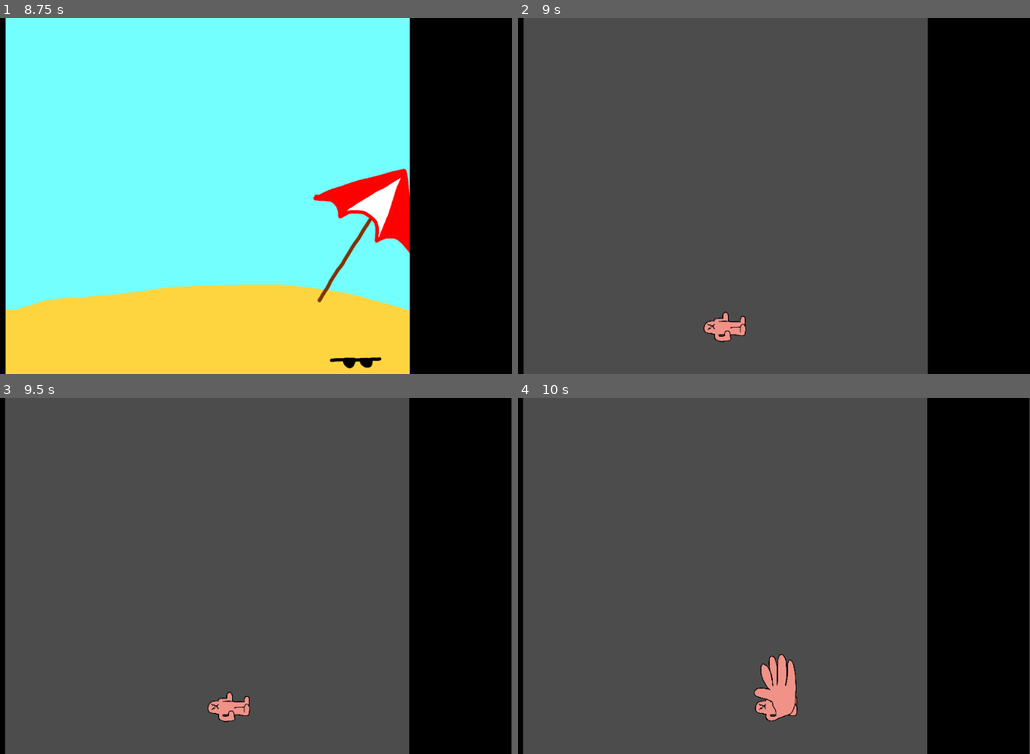
Above: before the commit, frames 1-4 (two rows, left to right).
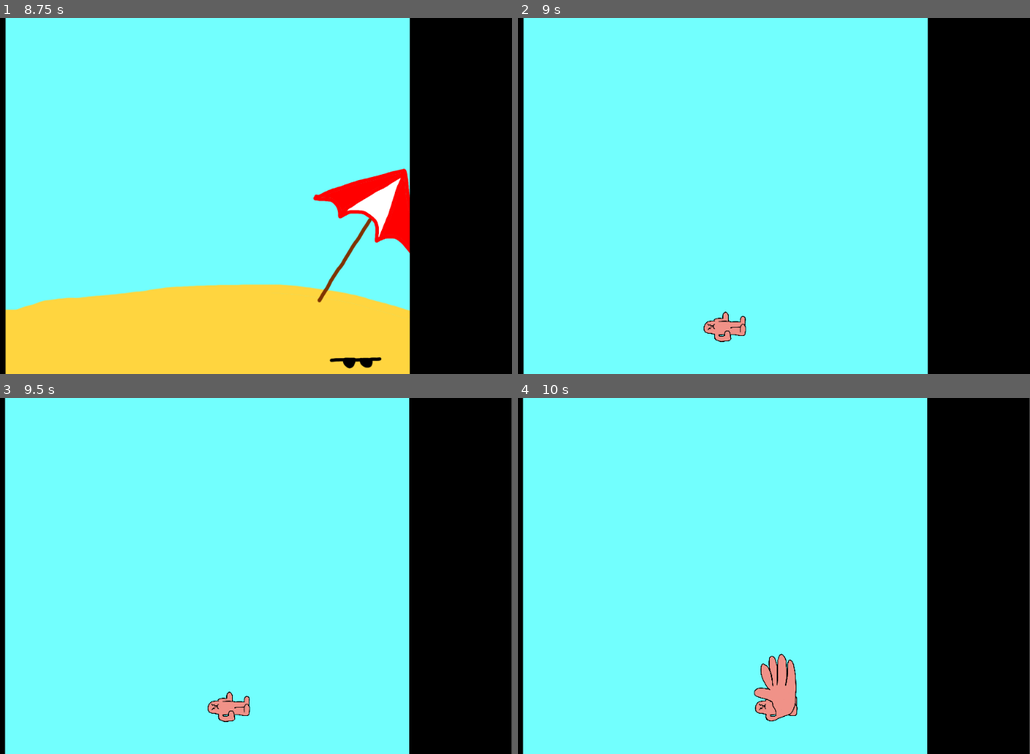
Above: after the commit, the same moments.

Repository: whenbellstoll/KillTheSun
Game: Godot game, scene res://Opening.tscn
Two runs of this game, one before a commit and one after it. Both use one fixed random seed, a clock stepped at 60 frames per second and the inputs below.
Inputs:
- Up to frame 1 (8.75 s): hold Right (move_right) 0.53-2.03 s; tap Space (slap) at 0.6, 1.35, 2.1, 2.85, 3.5, 3.6, 4.35, 5.1, 5.85, 6.6, 7.35, 8.1 s; hold Left (move_left) 2.03-2.78 s; tap Enter at 2.75, 6.5 s; hold Right (move_right) 2.78-4.28 s; hold Left (move_left) 4.28-5.03 s; hold Right (move_right) 5.03-5.78 s; hold Left (move_left) 5.78-7.28 s; hold Right (move_right) from 7.28 s (still down)
- Up to frame 2 (9 s): keep holding Right (move_right); tap Space (slap) at 8.75, 8.85 s
- Up to frame 3 (9.5 s): keep holding Right (move_right)
- Up to frame 4 (10 s): release Right (move_right) at 9.53 s; hold Left (move_left) from 9.53 s (still down); tap Space (slap) at 9.6 s

Frame 1 is identical in both runs. In frame 2, 79% of the frame differs, in the area x 1-81%, y 0-100%; in frame 3, 79%, in the area x 0-80%, y 0-100%; in frame 4, 78%.

Commit message:
Background, Platform fix

Diff:
--- a/Game.tscn
+++ b/Game.tscn
@@ -4,9 +4,6 @@
 [ext_resource path="res://Art/WhitePixel.png" type="Texture" id=2]
 [ext_resource path="res://PlatformCollider.tscn" type="PackedScene" id=3]
 [ext_resource path="res://Spawner.tscn" type="PackedScene" id=4]
-
-[sub_resource type="RectangleShape2D" id=1]
-extents = Vector2( 340, 300 )
 
 [sub_resource type="GDScript" id=2]
 resource_name = "PlayerTracker"
@@ -21,17 +18,17 @@
 
 [sub_resource type="AnimatedTexture" id=3]
 
+[sub_resource type="GDScript" id=4]
+script/source = "extends Sprite
+
+onready var _player = get_node(\"../../Player\")
+
+func _process(delta):
+	self.modulate = lerp(Color(\"72fffe\"), Color.black, min(_player.distance / 30000, 1))
+	pass
+"
+
 [node name="Node2D" type="Node2D"]
-
-[node name="Area2D" type="Area2D" parent="."]
-collision_layer = 0
-collision_mask = 0
-
-[node name="CollisionShape2D" type="CollisionShape2D" parent="Area2D"]
-position = Vector2( 0.5, -0.5 )
-shape = SubResource( 1 )
-
-[node name="Player" parent="." instance=ExtResource( 1 )]
 
 [node name="PlayerTracker" type="Node2D" parent="."]
 script = SubResource( 2 )
@@ -58,3 +55,11 @@
 scale = Vector2( 0.0497176, 0.0499259 )
 
 [node name="Spawner" parent="PlayerTracker" instance=ExtResource( 4 )]
+
+[node name="Background" type="Sprite" parent="PlayerTracker"]
+modulate = Color( 0.447059, 1, 0.996078, 1 )
+scale = Vector2( 680, 604 )
+texture = ExtResource( 2 )
+script = SubResource( 4 )
+
+[node name="Player" parent="." instance=ExtResource( 1 )]
--- a/Platform.tscn
+++ b/Platform.tscn
@@ -1,11 +1,26 @@
 [gd_scene load_steps=3 format=2]
 
-[ext_resource path="res://PlatformCollider.tscn" type="PackedScene" id=1]
 [ext_resource path="res://Art/CloudPlatform.png" type="Texture" id=2]
+
+[sub_resource type="RectangleShape2D" id=1]
+extents = Vector2( 231.667, 41.6667 )
 
 [node name="Sprite" type="Sprite"]
 scale = Vector2( 0.3, 0.3 )
 texture = ExtResource( 2 )
 
-[node name="StaticBody2D" parent="." instance=ExtResource( 1 )]
-scale = Vector2( 4.24, 24.12 )
+[node name="StaticBody2D2" type="StaticBody2D" parent="."]
+collision_layer = 2
+collision_mask = 0
+
+[node name="CollisionShape2D" type="CollisionShape2D" parent="StaticBody2D2"]
+position = Vector2( -1.66667, 1.66667 )
+rotation = 1.5708
+shape = SubResource( 1 )
+one_way_collision = true
+
+[node name="CollisionShape2D2" type="CollisionShape2D" parent="StaticBody2D2"]
+position = Vector2( -1.66667, 1.66667 )
+rotation = -1.5708
+shape = SubResource( 1 )
+one_way_collision = true
--- a/Scripts/Actor.gd
+++ b/Scripts/Actor.gd
@@ -16,6 +16,7 @@
 var _velocity = Vector2.ZERO
 
 var distance = 0;
+const END_DISTANCE = 100000
 
 # _physics_process is called after the inherited _physics_process function.
 # This allows the Player and Enemy scenes to be affected by gravity.
--- a/Scripts/Spawner.gd
+++ b/Scripts/Spawner.gd
@@ -4,7 +4,7 @@
 # Declare member variables here. Examples:
 # var a = 2
 # var b = "text"
-var platform = preload("res://PlatformCollider.tscn");
+var platform = preload("res://Platform.tscn");
 var enemy = preload("res://RayEnemy.tscn");
 onready var player = get_node("../../Player");
 
